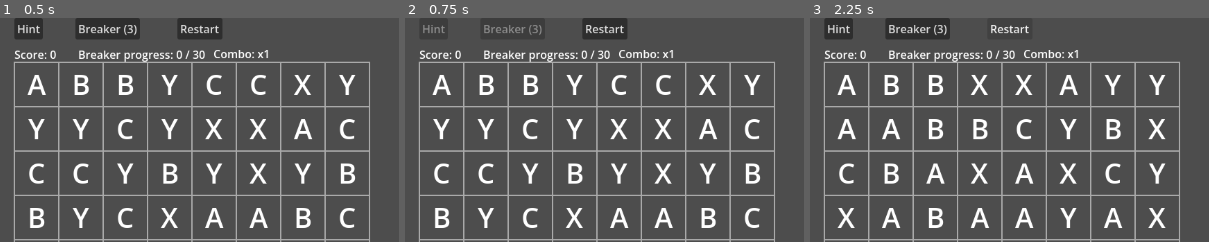
Above: before the commit, frames 1-3 (left to right).
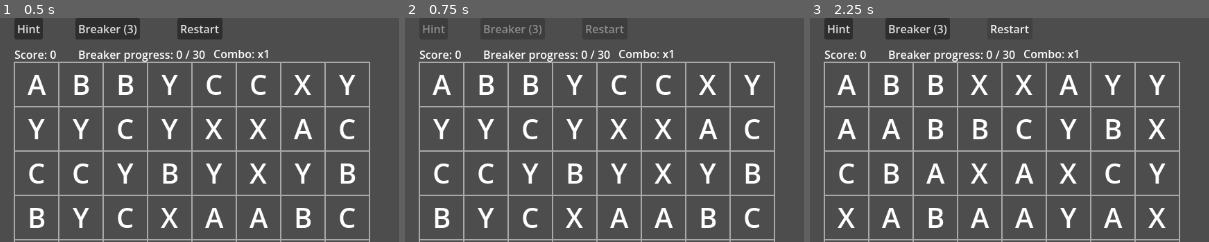
Above: after the commit, the same moments.

Repository: fehudma/godot_projects
Game: Godot game, scene res://Scenes/game.tscn
Same seed, same stepped clock (60 frames per second), same inputs: the game is played once before the commit and once after it.
Inputs (mouse positions are % of the whole screen's width and height, from its top left):
- Up to frame 1 (0.5 s): no input
- Up to frame 2 (0.75 s): click "Hint" at 0.5 s
- Up to frame 3 (2.25 s): click (29, 2) at 1.25 s, where only the run before the commit has a clickable "Restart"; click "Restart" at 2 s
The pictures show only the part of the screen within x 4-54%, y 0-50%; the shares and areas given below are measured in that part.

Frame 1 is identical in both runs. In frame 2, 0.1% of the frame differs, in the area x 45-55%, y 3-7%; in frame 3, nothing differs.

Commit message:
restart button disabled when the board is busy

Diff:
--- a/Scenes/board.gd
+++ b/Scenes/board.gd
@@ -32,6 +32,7 @@
 @onready var breaker_progress_label: Label = $"../BreakerProgressLabel"
 @onready var combo_label: Label = $"../ComboLabel"
 @onready var hint_button: Button = $"../HintButton"
+@onready var restart_button: Button = $"../RestartButton"
 
 
 #==========================VARS
@@ -602,6 +603,7 @@
 func update_ui_lock_state() -> void:
 	hint_button.disabled = input_locked
 	breaker_button.disabled = input_locked or breakers_remaining <= 0
+	restart_button.disabled = input_locked
 #==========================OTHER FUNCTIONS
 #“Where should the center of cell (column, row) be?”
 func _draw() -> void:
